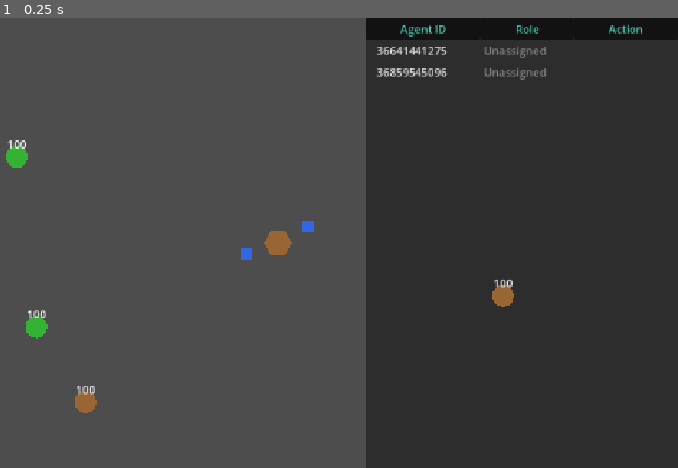
Above: before the commit, frame 1.
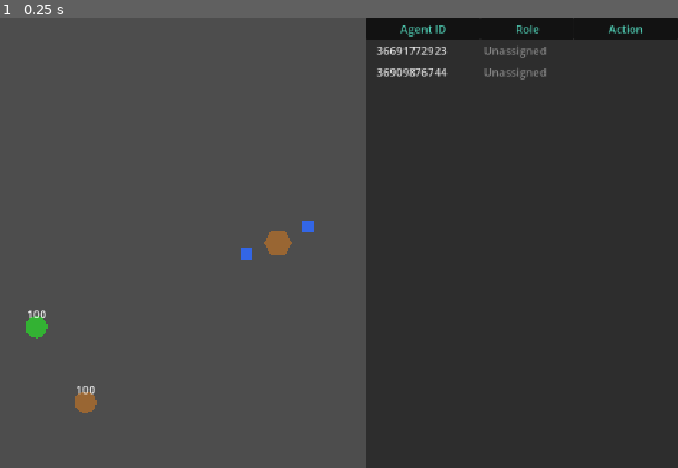
Above: after the commit, the same moment.

Repository: DoctorTangerina/colony-sim
Game: Godot game, scene res://Main.tscn
The game is run twice, just before and just after one commit, with the same random seed, the same clock (stepped at 60 frames per second) and the same inputs.
Inputs:
- Up to frame 1 (0.25 s): no input

The runs differ from the first frame. In frame 1, 0.4% of the frame differs, in the area x 0-76%, y 6-65%.

Commit message:
removed tests resource nodes

Diff:
--- a/simulation/Simulation.tscn
+++ b/simulation/Simulation.tscn
@@ -3,7 +3,6 @@
 [ext_resource type="Script" uid="uid://cmi0msx5vjkia" path="res://simulation/simulation.gd" id="1"]
 [ext_resource type="PackedScene" path="res://agents/agent.tscn" id="3"]
 [ext_resource type="PackedScene" path="res://organization/Nest.tscn" id="3_gmbkg"]
-[ext_resource type="PackedScene" uid="uid://bpq8kyr2ttent" path="res://resources/resource_node.tscn" id="4"]
 [ext_resource type="Script" uid="uid://4wlj7k7xeod0" path="res://resources/resource_manager.gd" id="5"]
 
 [sub_resource type="NavigationPolygon" id="NavigationPolygon_main"]
@@ -26,12 +25,5 @@
 [node name="Nest" parent="." unique_id=1524362266 instance=ExtResource("3_gmbkg")]
 position = Vector2(576, 324)
 
-[node name="FoodNode" parent="." unique_id=1765432804 instance=ExtResource("4")]
-position = Vector2(200, 200)
-
-[node name="WoodNode" parent="." unique_id=1172988148 instance=ExtResource("4")]
-position = Vector2(900, 400)
-resource_type = "Wood"
-
 [node name="ResourceManager" type="Node" parent="." unique_id=2068742941]
 script = ExtResource("5")
